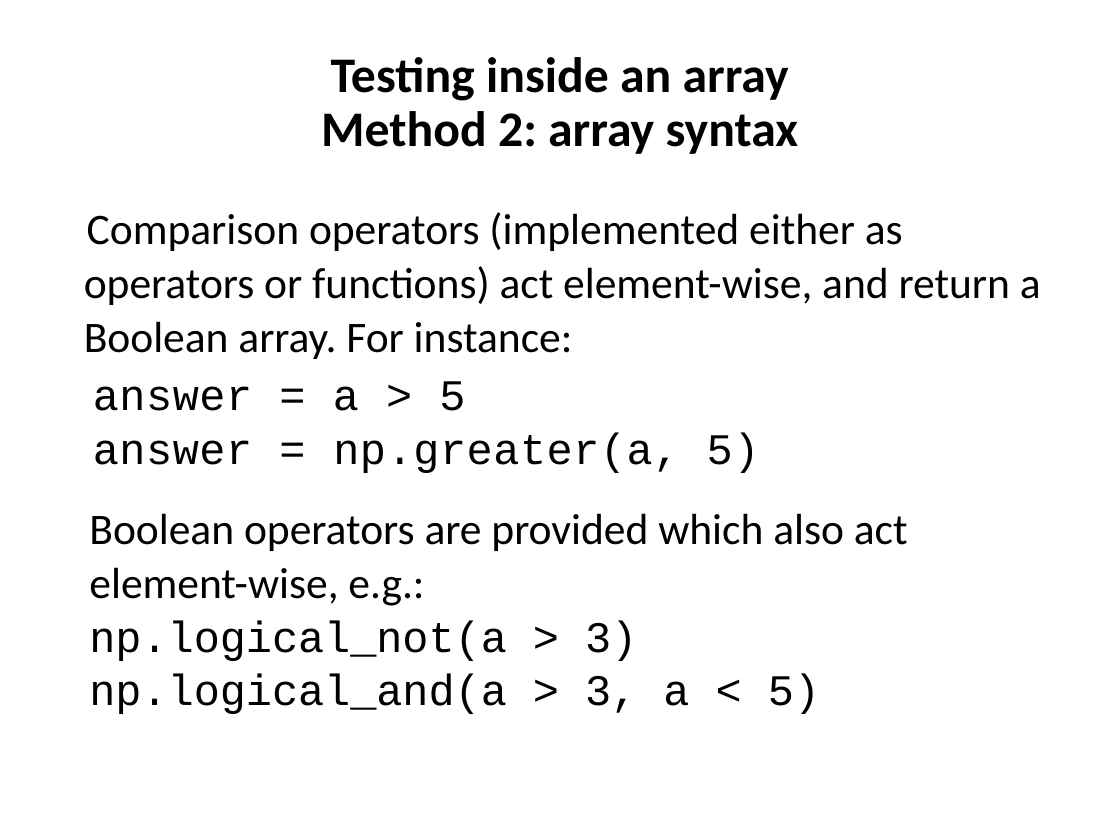
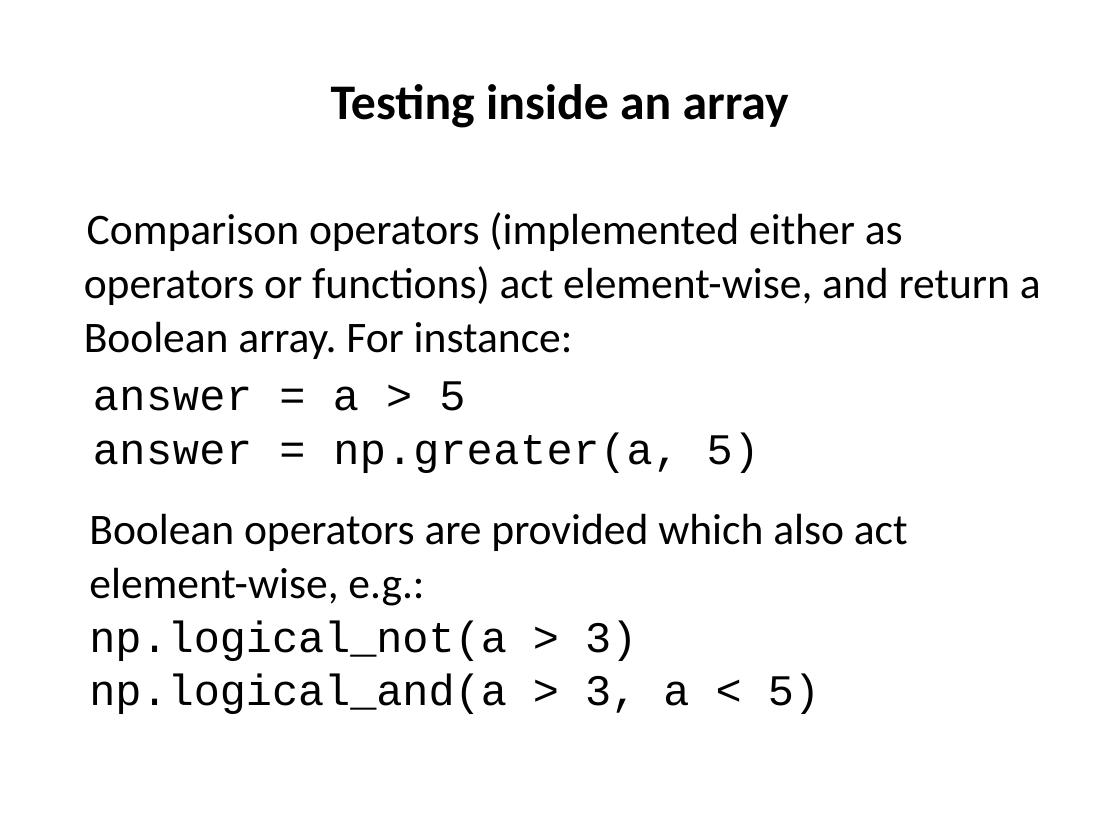
Before and after one commit to ncasuk/ncas-isc, a slide deck: slide 22 of python/presentations/handling_arrays/numpy.pptx (slide 24 before the commit). Drawn at 1120x840 pixels with LibreOffice and Linux fonts; fonts in the diff are those of the drawing; background and template pictures are left out. Boxes give left, top, right and bottom in pixels: in the first picture for what was removed or moved away, otherwise in the second. Text is boxed around its words. In the diff, an @@ line names an element or a change of style, - is before the commit and + after.

Commit message:
Edited numpy presentation to remove examples of what noot to do and improve the language on the conditional testing slides to make it more comprehensible.

```diff
--- a/python/presentations/handling_arrays/numpy.pptx
+++ b/python/presentations/handling_arrays/numpy.pptx
@@ title at [331, 84, 789, 128]: text changed @@
-Testing inside an array
-Method 2: array syntax
+Testing inside an array
```
Also in this commit, not shown: 5 other slides changed, 2 slides removed, 1 other file.
